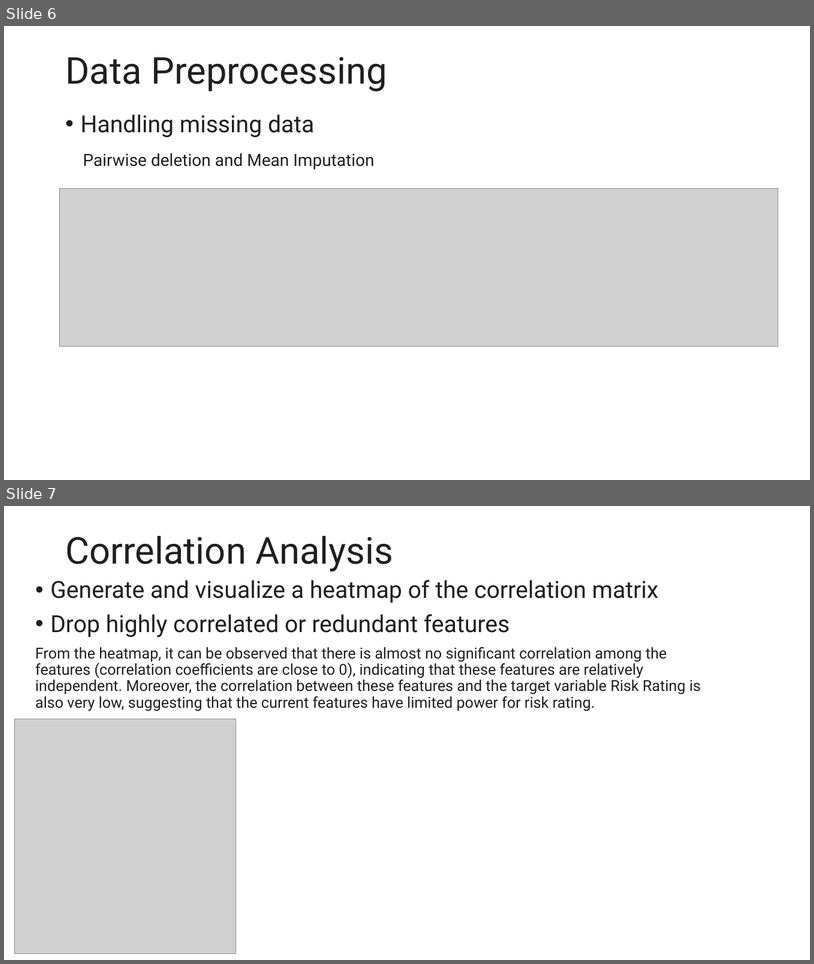
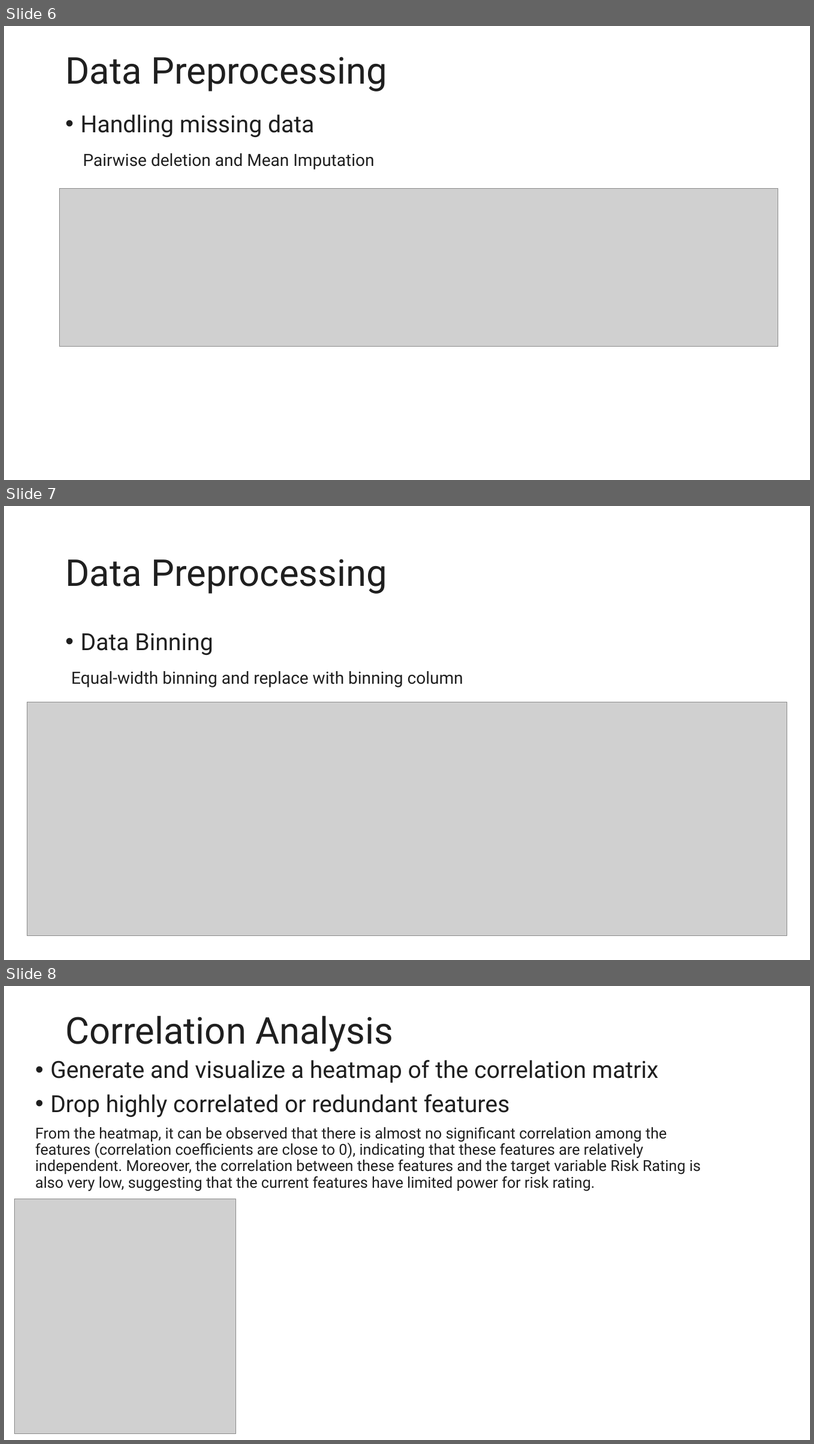
Before and after one commit to Jet1i/ML, a slide deck: machine learning.pptx. Shown one above the other, each under a label of ours: slides 6 and 7 before the commit, slides 6, 7 and 8 after it. The pictures are 814x964 and 814x1444 pixels, drawn with LibreOffice and Linux fonts; fonts in the diff are those of the drawing; grey boxes stand for pictures. Boxes give left, top, right and bottom in pixels: in the first picture for what was removed or moved away, otherwise in the second. Text is boxed around its words. In the diff, an @@ line names an element or a change of style, - is before the commit and + after.

```diff
--- a/machine learning.pptx
+++ b/machine learning.pptx
@@ slide 7 added at bbox=[4, 506, 810, 960], background #FFFFFF @@
@@ title added at bbox=[65, 559, 387, 594], 44 pt, text #1F1F1F @@
+Data Preprocessing
@@ text added at bbox=[71, 633, 464, 687], 20 pt, text #1F1F1F @@
+• Data Binning
+Equal-width binning and replace with binning column
@@ picture added at bbox=[27, 702, 788, 935] @@
@@ what was slide 7 is now slide 8 @@
```
Also in this commit, not shown: 3 slides changed.
